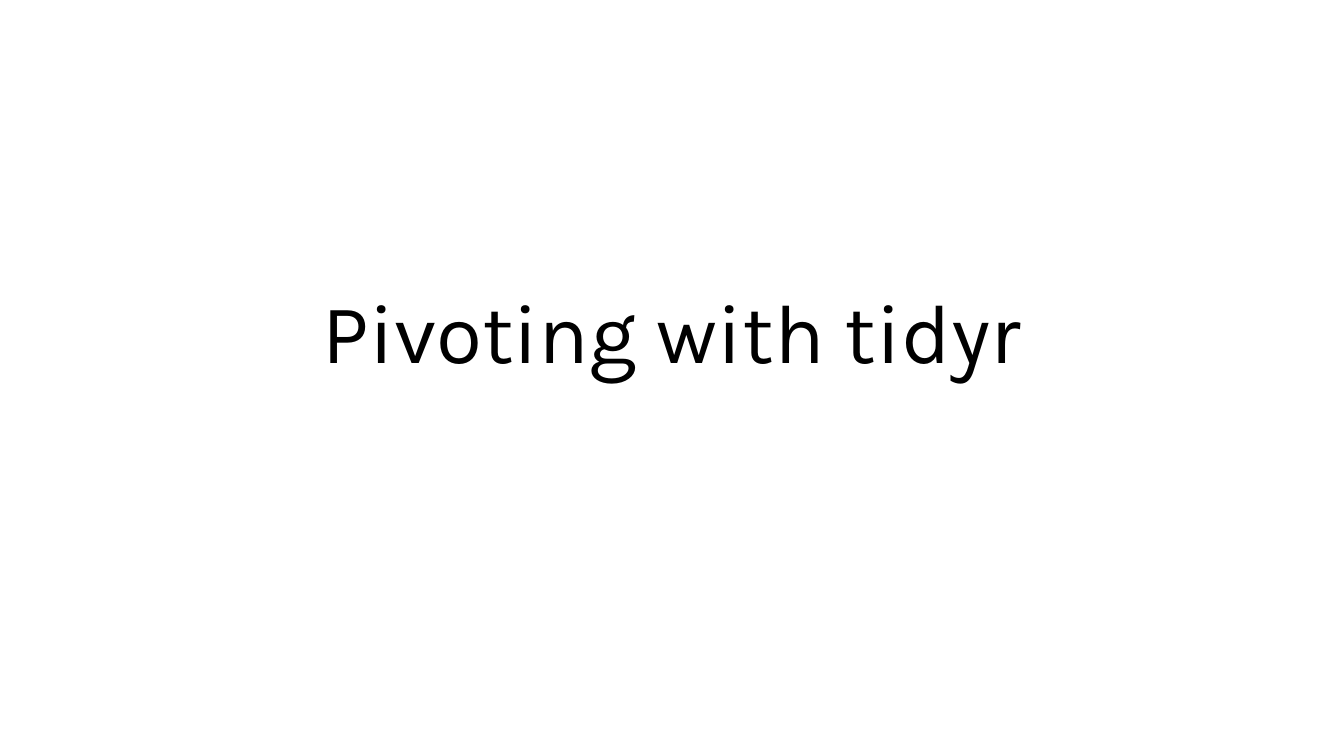
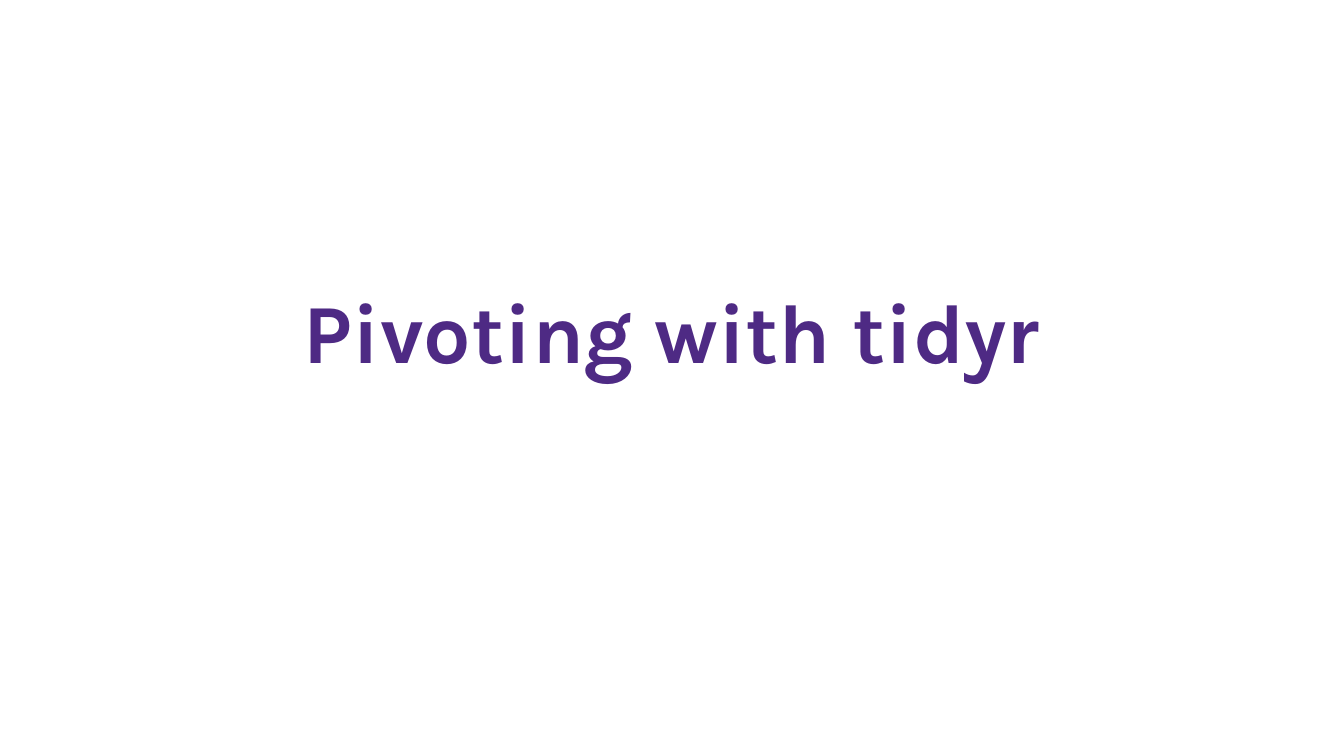
Before and after one commit to nuitrcs/tidyverse_2_summer_2025, a slide deck: slide 10 of slides.pptx (slide 4 before the commit). Drawn at 1344x756 pixels with LibreOffice and Linux fonts; fonts in the diff are those of the drawing. Boxes give left, top, right and bottom in pixels: in the first picture for what was removed or moved away, otherwise in the second. Text is boxed around its words. In the diff, an @@ line names an element or a change of style, - is before the commit and + after.

Commit message:
updated slides

```diff
--- a/slides.pptx
+++ b/slides.pptx
@@ title "Pivoting with tidyr" at [304,303,1039,383]: text colour #000000 to #4E2A84, bold on @@
```
Also in this commit, not shown: 5 other slides changed, 6 slides added.
